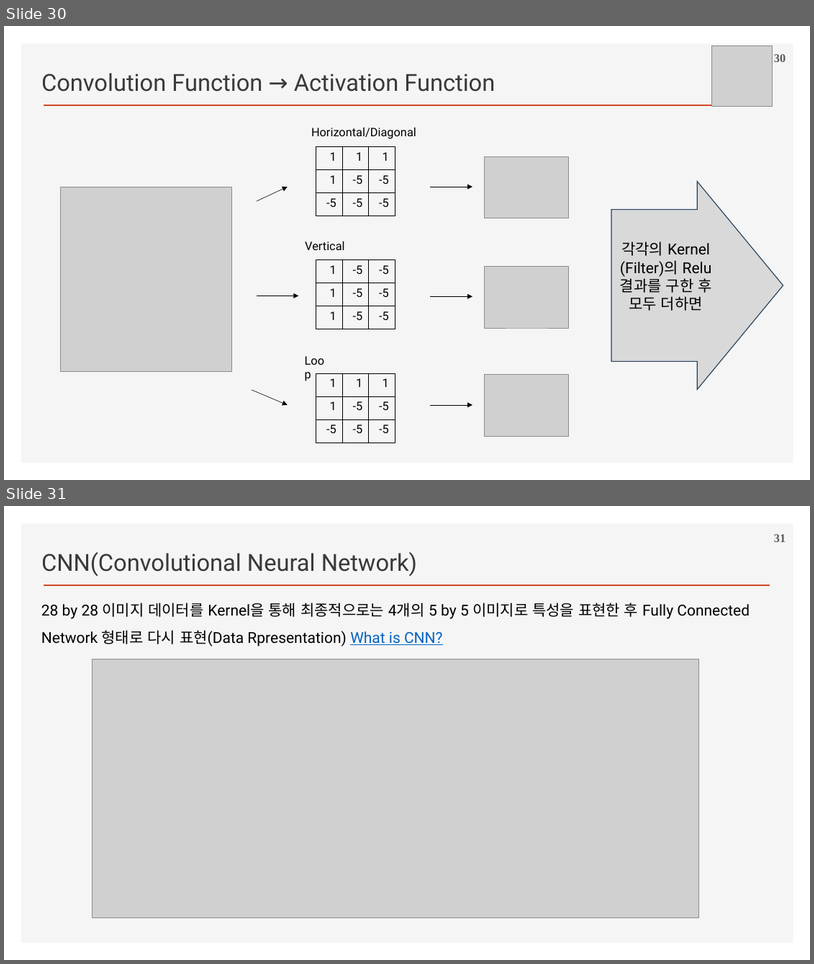
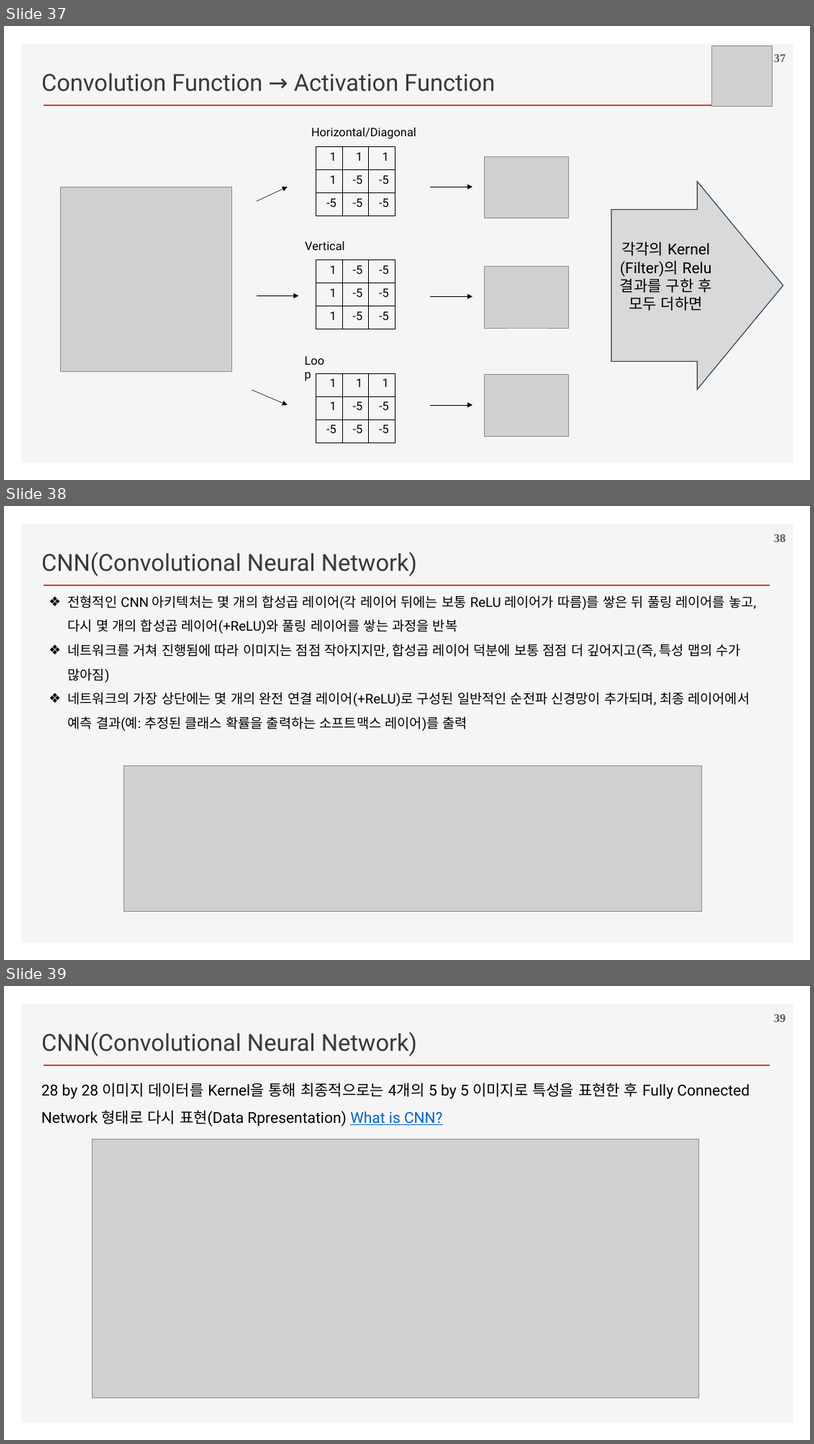
Before and after one commit to ancestor9/2026_Fall_Deep-Learning-with-Python, a slide deck: Chapter 08 Image Classification.pptx. Shown one above the other, each under a label of ours: slides 30 and 31 before the commit, slides 37, 38 and 39 after it. The pictures are 814x964 and 814x1444 pixels, drawn with LibreOffice and Linux fonts; fonts in the diff are those of the drawing; grey boxes stand for pictures; background and template pictures are left out. Boxes give left, top, right and bottom in pixels: in the first picture for what was removed or moved away, otherwise in the second. Text is boxed around its words. In the diff, an @@ line names an element or a change of style, - is before the commit and + after.

```diff
--- a/Chapter 08 Image Classification.pptx
+++ b/Chapter 08 Image Classification.pptx
@@ slide 38 added at (x1=4, y1=506, x2=810, y2=960), background #FFFFFF; not listed: 2 template elements that a slide beside it also shows @@
@@ page number added at (x1=774, y1=534, x2=786, y2=542), 14 pt, text #595959, bold @@
+38
@@ text added at (x1=41, y1=552, x2=417, y2=577), 28 pt, text #3B3838 @@
+CNN(Convolutional Neural Network)
@@ text added at (x1=68, y1=595, x2=756, y2=731), 16 pt, text #000000 @@
+❖ 전형적인 CNN 아키텍처는 몇 개의 합성곱 레이어(각 레이어 뒤에는 보통 ReLU 레이어가 따름)를 쌓은 뒤 풀링 레이어를 놓고, 다시 몇 개의 합성곱 레이어(+ReLU)와 풀링 레이어를 쌓는 과정을 반복
+❖ 네트워크를 거쳐 진행됨에 따라 이미지는 점점 작아지지만, 합성곱 레이어 덕분에 보통 점점 더 깊어지고(즉, 특성 맵의 수가 많아짐)
+❖ 네트워크의 가장 상단에는 몇 개의 완전 연결 레이어(+ReLU)로 구성된 일반적인 순전파 신경망이 추가되며, 최종 레이어에서 예측 결과(예: 추정된 클래스 확률을 출력하는 소프트맥스 레이어)를 출력
@@ picture added at (x1=124, y1=765, x2=702, y2=911) @@
@@ what was slide 30 is now slide 37 @@
@@ page number at (x1=774, y1=54, x2=786, y2=62): text changed @@
-30
+37
@@ what was slide 31 is now slide 39 @@
@@ page number at (x1=774, y1=1014, x2=786, y2=1022): text changed @@
-31
+39
```
Also in this commit, not shown: 3 slides changed, 7 other slides added.
